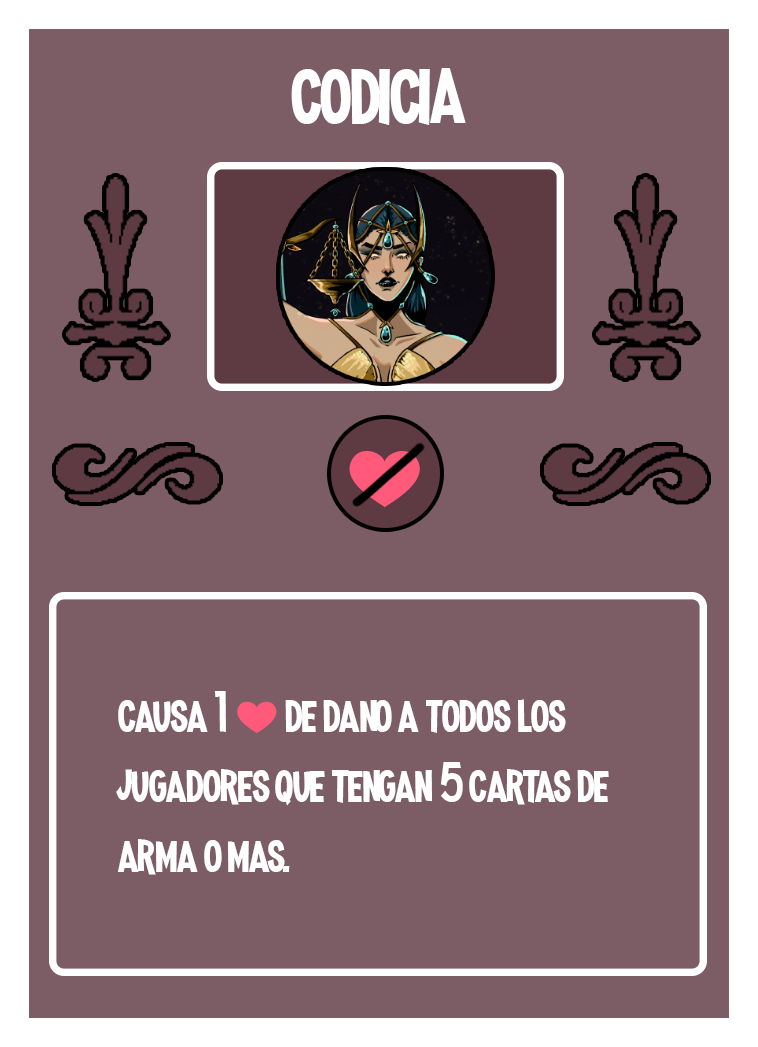
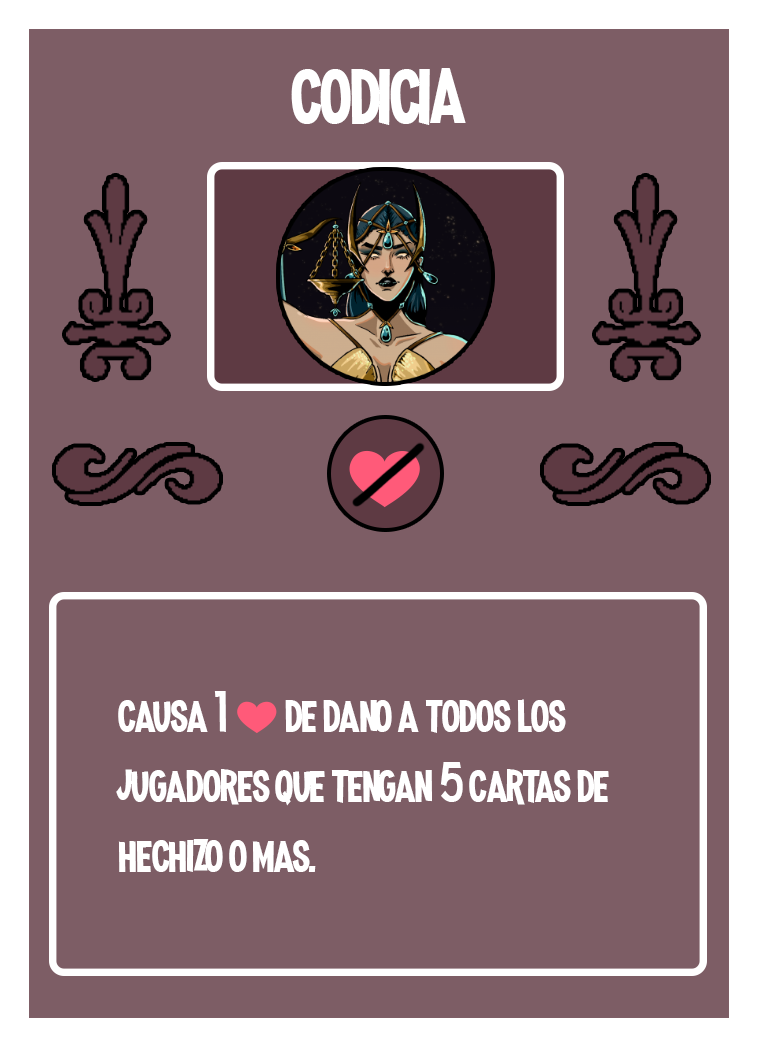
Layer changes from the first w=758, h=1047 image to the second:
painted on "causa 1 ❤ de dano a todos los jugadores que tengan 5 cartas de" over [117, 839, 316, 875]
